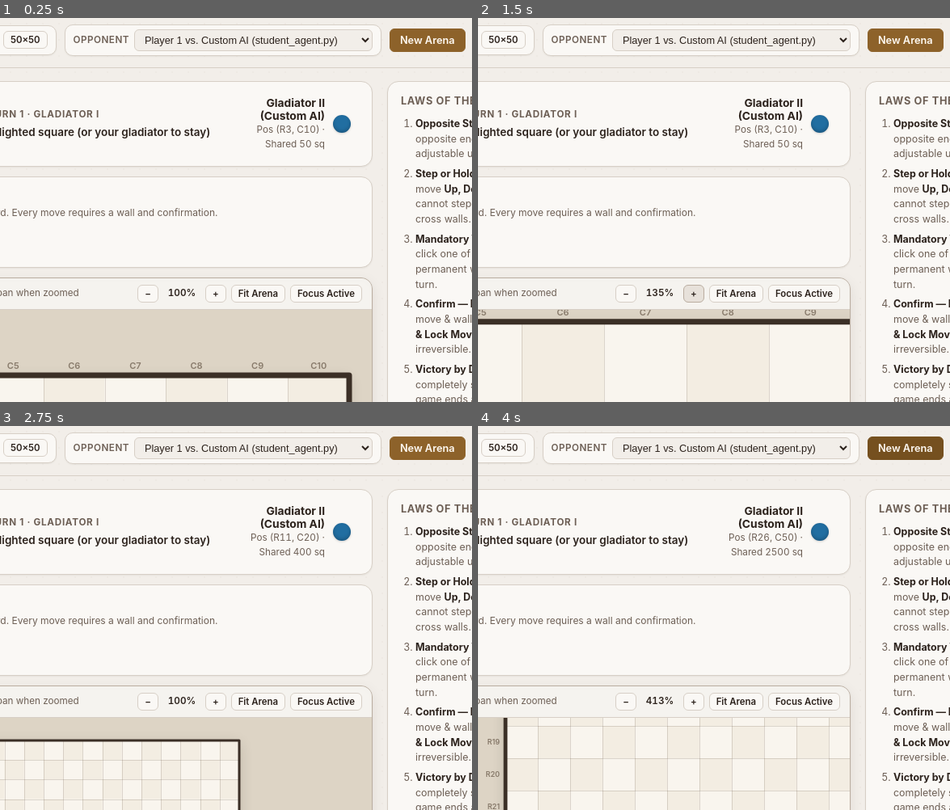
Above: before the commit, frames 1-4 (two rows, left to right).
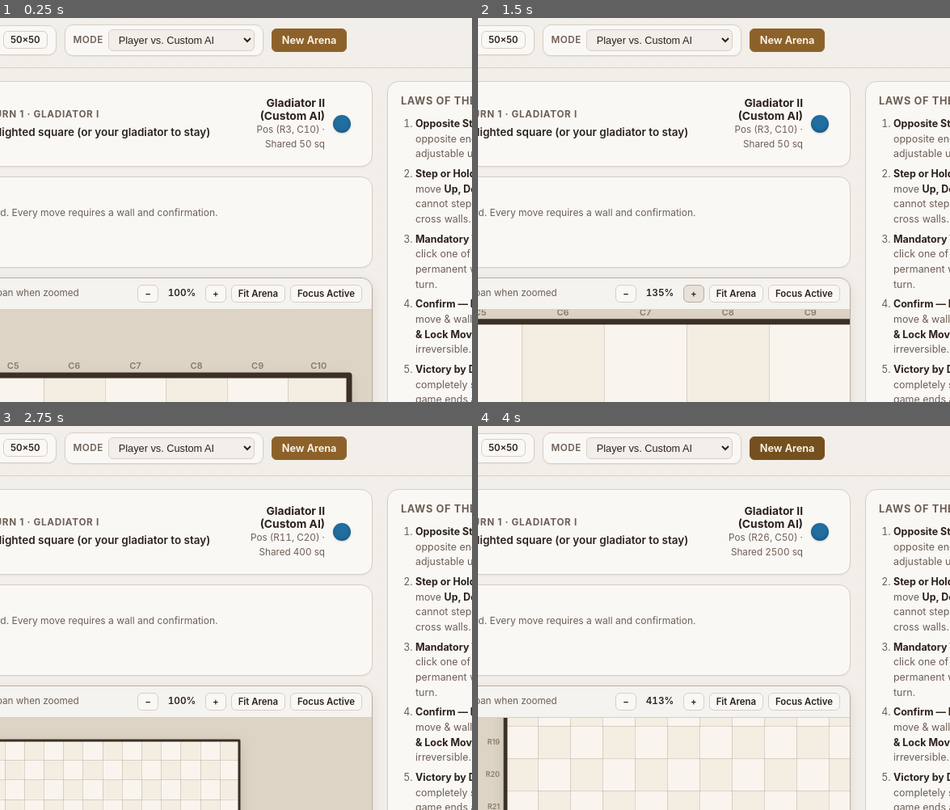
Above: after the commit, the same moments.

Repository: Peggykuo/colosseum-game
Game: browser game, page index.html
Two runs of this game, one before a commit and one after it. Both use one fixed random seed, a clock stepped at 60 frames per second and the inputs below.
Inputs (mouse positions are % of the whole screen's width and height, from its top left):
- Up to frame 1 (0.25 s): no input
- Up to frame 2 (1.5 s): click (36, 70) at 0.27 s; click (36, 76) at 1.07 s; click "+" at 1.27 s
- Up to frame 3 (2.75 s): click (22, 65) at 1.67 s; click "20×20" at 1.87 s; press the mouse at (50, 62) at 2.27 s; release the mouse at (36, 59) at 2.4 s; click (15, 7) at 2.47 s; type "2" at 2.47 s; tap Enter at 2.5 s
- Up to frame 4 (4 s): click (46, 82) at 2.87 s; click "50×50" at 3.07 s; click (18, 85) at 3.47 s; click "New Arena" at 3.67 s
The pictures show only the part of the screen within x 31-81%, y 4-54%; the shares and areas given below are measured in that part.

The runs differ from the first frame. In frame 1, 2.5% of the frame differs, in the area x 15-99%, y 1-10%; in frame 2, 2.5%; in frame 3, 2.5%; in frame 4, 2.5%.

Commit message:
Remove Random AI and add Custom AI vs. Custom AI mode

Diff:
--- a/app.js
+++ b/app.js
@@ -29,15 +29,11 @@
     W: 'West Wall',
   };
 
-  // Mode controller descriptors: 'human' | 'random' | 'custom'
+  // Mode controller descriptors: 'human' | 'custom'
   const MODE_CONTROLLERS = {
     'p1-vs-custom': ['human', 'custom'],
-    'p1-vs-random': ['human', 'random'],
-    'custom-vs-p2': ['custom', 'human'],
-    'random-vs-p2': ['random', 'human'],
     pvp: ['human', 'human'],
-    'random-vs-random': ['random', 'random'],
-    'custom-vs-random': ['custom', 'random'],
+    'custom-vs-custom': ['custom', 'custom'],
   };
 
   // Application State
@@ -133,7 +129,6 @@
   function getPlayerLabel(idx) {
     const ctrl = getControllerType(idx);
     const roman = idx === 0 ? 'I' : 'II';
-    if (ctrl === 'random') return `Gladiator ${roman} (Random AI)`;
     if (ctrl === 'custom') return `Gladiator ${roman} (Custom AI)`;
     return `Gladiator ${roman}`;
   }
--- a/index.html
+++ b/index.html
@@ -6,7 +6,7 @@
   <title>The Colosseum Game — Zero-Sum Territory Arena</title>
   <meta
     name="description"
-    content="Play The Colosseum Game, a two-player zero-sum spatial strategy game on customizable boards from 5x10 up to 50x50 against a friend or the placeholder Random Move AI."
+    content="Play The Colosseum Game, a two-player zero-sum spatial strategy game on customizable boards from 5x10 up to 50x50 against a friend or the Python AI."
   />
   <link rel="preconnect" href="https://fonts.googleapis.com" />
   <link rel="preconnect" href="https://fonts.gstatic.com" crossorigin />
@@ -55,15 +55,11 @@
         </div>
 
         <div class="control-cluster">
-          <label class="control-label" for="select-mode">Opponent</label>
+          <label class="control-label" for="select-mode">Mode</label>
           <select id="select-mode" class="mode-select">
-            <option value="p1-vs-custom" selected>Player 1 vs. Custom AI (student_agent.py)</option>
-            <option value="p1-vs-random">Player 1 vs. Random AI</option>
-            <option value="custom-vs-p2">Custom AI vs. Player 2</option>
-            <option value="random-vs-p2">Random AI vs. Player 2</option>
+            <option value="p1-vs-custom" selected>Player vs. Custom AI</option>
             <option value="pvp">2 Players (Local)</option>
-            <option value="random-vs-random">Random AI vs. Random AI</option>
-            <option value="custom-vs-random">Custom AI (student_agent.py) vs. Random AI</option>
+            <option value="custom-vs-custom">Custom AI vs. Custom AI</option>
           </select>
         </div>
 
@@ -92,7 +88,7 @@
 
           <div class="player-badge p2" id="badge-p2">
             <div class="player-meta">
-              <span class="player-name" id="name-p2">Random AI (Python)</span>
+              <span class="player-name" id="name-p2">Gladiator II (Custom AI)</span>
               <span class="player-stat" id="stat-p2">Pos (R3, C10)</span>
             </div>
             <span class="pawn-swatch p2" aria-hidden="true"></span>
@@ -155,7 +151,7 @@
             </li>
           </ol>
           <div class="ai-note" id="ai-runtime-note">
-            <strong>Python AI Connected (<code>ai.py</code>):</strong> Placeholder <code>random_move_ai</code> runs in Python via <code>server.py</code> (local) or Pyodide WebAssembly (GitHub Pages).
+            <strong>Python AI Connected (<code>agents/student_agent.py</code>):</strong> Runs in Python via <code>server.py</code> (local) or Pyodide WebAssembly (GitHub Pages).
           </div>
         </section>
 
--- a/pyodide-worker.js
+++ b/pyodide-worker.js
@@ -20,7 +20,6 @@
   'world.py',
   'agents/__init__.py',
   'agents/agent.py',
-  'agents/random_agent.py',
   'agents/human_agent.py',
   'agents/student_agent.py',
   'engine.py',
@@ -44,7 +43,7 @@
     if state.game_over:
         raise ValueError("Game is already over.")
 
-    agent_type = str(payload.get("agentType", "random"))
+    agent_type = str(payload.get("agentType", "custom"))
     chosen = ai.choose_move(state.clone(), agent_type=agent_type)
 
     if isinstance(chosen, dict):
